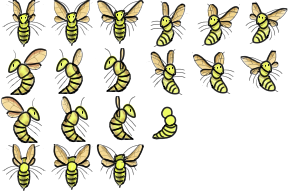
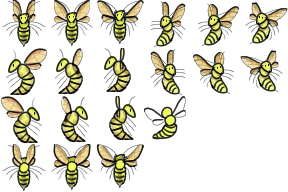
Revision of a layered 288 x 192 image; what changed, layer by layer:
painted on "Line" (1st of 23, in "Left up 1" › "Wings") over [144, 96, 187, 126]
painted on "Tactiles" (2nd of 7, in "Right down 3" › "Line") over [144, 96, 187, 126]
painted on "Back wings" (2nd of 12, in "Right down 3" › "Line") over [144, 96, 187, 126]
painted on "Head" (3rd of 23, in "Right down 3" › "Line") over [144, 96, 187, 126]
painted on "Tactiles" (3rd of 7, in "Right down 2" › "Line") over [144, 96, 187, 126]
painted on "Tactiles" (4th of 7, in "Right down 1" › "Line") over [144, 96, 187, 126]
painted on "Shades" (4th of 7, in "Right down 1" › "Drawings" › "Wings") over [144, 96, 187, 126]
painted on "Patterns" (9th of 37, in "Right down 1" › "Drawings" › "Wings") over [144, 96, 187, 126]
painted on "Base" (7th of 24, in "Right down 1" › "Drawings" › "Wings") over [144, 96, 187, 126]
painted on "Tactiles" (5th of 7, in "Left down 3" › "Line") over [144, 96, 187, 126]
painted on "Eyes" (5th of 10, in "Left down 3" › "Line") over [144, 96, 187, 126]
painted on "Head" (6th of 23, in "Left down 3" › "Line") over [144, 96, 187, 126]
painted on "Patterns" (11th of 37, in "Left down 3" › "Drawings" › "Wings") over [144, 96, 187, 126]
painted on "Tactiles" (6th of 7, in "Left down 2" › "Line") over [144, 96, 187, 126]
painted on "Tactiles" (7th of 7, in "Left down 1" › "Line") over [144, 96, 187, 126]
painted on "Shades" (7th of 7, in "Left down 1" › "Drawings" › "Wings") over [144, 96, 187, 126]
painted on "Patterns" (15th of 37, in "Left down 1" › "Drawings" › "Wings") over [144, 96, 187, 126]
painted on "Base" (13th of 24, in "Left down 1" › "Drawings" › "Wings") over [144, 96, 187, 126]
painted on "Wings" (9th of 32, in "Up 3" › "Shadows") over [144, 96, 187, 126]
painted on "Front wings" (8th of 12, in "Up 3" › "Line") over [144, 96, 187, 126]
painted on "Wings" (13th of 32, in "Up 1" › "Shadows") over [144, 96, 187, 126]
…and 9 more changes (9 painted)
